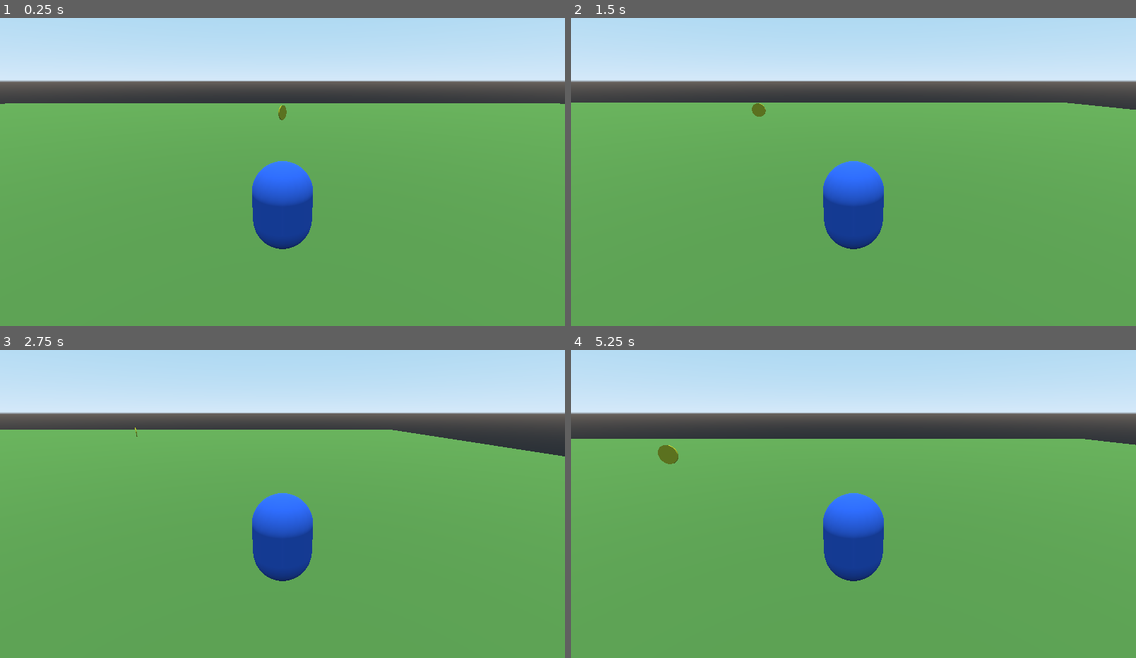
Above: before the commit, frames 1-4 (two rows, left to right).
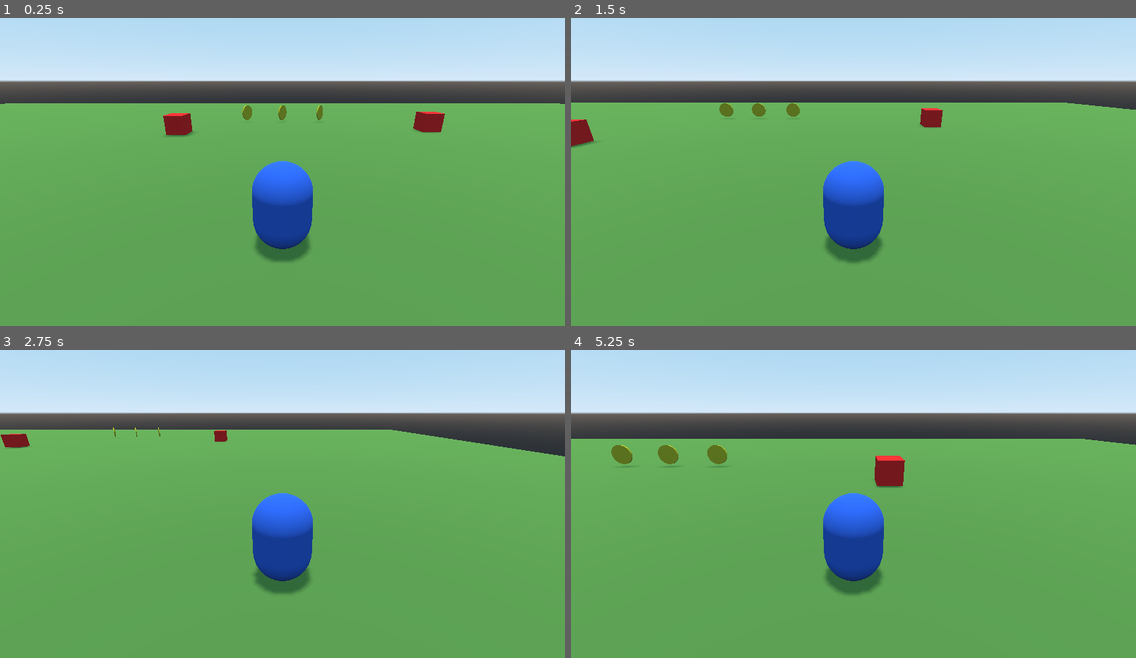
Above: after the commit, the same moments.

Repository: Aledrao/aprendendo
Game: Godot game, scene res://scenario.tscn
Two runs of this game, one before a commit and one after it. Both use one fixed random seed, a clock stepped at 60 frames per second and the inputs below.
Inputs:
- Up to frame 1 (0.25 s): no input
- Up to frame 2 (1.5 s): hold Right (ui_right) 0.53-1.28 s; hold Down (ui_down) from 1.28 s (still down)
- Up to frame 3 (2.75 s): release Down (ui_down) at 2.03 s; hold Right (ui_right) from 2.03 s (still down)
- Up to frame 4 (5.25 s): release Right (ui_right) at 2.78 s; hold Up (ui_up) 2.78-3.53 s; hold Left (ui_left) 3.53-5.03 s; hold Down (ui_down) from 5.03 s (still down)

The runs differ from the first frame. In frame 1, 1.2% of the frame differs, in the area x 28-79%, y 28-80%; in frame 2, 1.2%; in frame 3, 0.8%; in frame 4, 1.4%, in the area x 7-60%, y 30-80%.

Commit message:
Criação de novos inimigos e utilizacao de particulas

Diff:
--- a/character.gd
+++ b/character.gd
@@ -4,14 +4,25 @@
 const GRAVITY = 8
 const SPEEDY = 15
 const JUMP_HEIGHT = 80
+const JUMP_HEIGHT_DIE = 65
+const DAMAGE_CHARACTER = 50
+const TIME_PERIOD = 5.5
 
 var motion = Vector3()
 var jump = false
+var coin = 0
+var touch = false;
+var time = 0
 
 func _ready():
 	pass
 
 func _physics_process(delta):
+	if(touch):
+		time += delta
+	else:
+		time = 0
+
 	motion.y -= GRAVITY
 
 	if(Input.is_action_pressed("ui_right")):
@@ -34,4 +45,26 @@
 	if(Input.is_action_just_released("ui_jump") && jump):
 		jump = false
 
+	if(touch and time > TIME_PERIOD):
+		print("DEPOIS AQUI")
+		motion.z = 0
+		touch = false
+		time = 0
+
 	move_and_slide(motion, UP)
+
+func _on_money_area_entered(area):
+	coin = coin + 1
+	area.catch_coin()
+	print("moedas: ", coin)
+
+func _on_foot_body_entered(body):
+	motion.y = JUMP_HEIGHT_DIE
+	body.dano()
+
+
+func _on_damage_body_entered(body):
+	print("PASSOU AQUI")
+	motion.z = DAMAGE_CHARACTER
+	touch=true
+	#$".".queue_free()
--- a/character.tscn
+++ b/character.tscn
@@ -23,3 +23,4 @@
 
 [node name="Camera" type="Camera" parent="."]
 transform = Transform( 1, 0, 0, 0, 0.946739, 0.322001, 0, -0.322001, 0.946739, 0, 3.94023, 7.01081 )
+doppler_tracking = 2
--- a/coin.gd
+++ b/coin.gd
@@ -1,9 +1,28 @@
 extends Area
 
+const TIME_PERIOD = 1
+
 var basis = Basis()
+var time = 0
+var death = false
 
 func _ready():
 	pass
 
 func _physics_process(delta):
+	if(death):
+		time += delta
+	elif(!death):
+		time = 0
 	rotate_y(deg2rad(4))
+
+	if(death and time > TIME_PERIOD):
+		$".".queue_free()
+		$Particles.emitting = false
+
+func catch_coin():
+	$Particles.emitting = true
+	$MeshInstance.visible = false
+	$CollisionShape.visible = false
+	$CollisionShape.disabled = true
+	death = true
--- a/coin.tscn
+++ b/coin.tscn
@@ -11,9 +11,32 @@
 
 [sub_resource type="CylinderShape" id=3]
 
+[sub_resource type="SpatialMaterial" id=4]
+albedo_color = Color( 0.854902, 0.901961, 0.0509804, 1 )
+metallic = 1.0
+metallic_specular = 1.0
+
+[sub_resource type="ParticlesMaterial" id=5]
+emission_shape = 1
+emission_sphere_radius = 1.0
+gravity = Vector3( 0, 4, 0 )
+initial_velocity = 6.0
+initial_velocity_random = 1.0
+radial_accel = 5.0
+radial_accel_random = 1.0
+tangential_accel = 1.75
+tangential_accel_random = 0.04
+angle = 75.8
+angle_random = 0.06
+scale = 0.2
+color = Color( 0.890196, 0.819608, 0.0745098, 1 )
+
+[sub_resource type="SphereMesh" id=6]
+
 [node name="coin" type="Area"]
 transform = Transform( 0.614402, 0, 0, 0, -1.00099e-07, -0.614402, 0, 0.0438704, -7.1474e-09, 0, 0, 0 )
 priority = 1.0
+collision_layer = 2147483650
 script = ExtResource( 1 )
 
 [node name="MeshInstance" type="MeshInstance" parent="."]
@@ -22,3 +45,13 @@
 
 [node name="CollisionShape" type="CollisionShape" parent="."]
 shape = SubResource( 3 )
+
+[node name="Particles" type="Particles" parent="."]
+layers = 2
+material_override = SubResource( 4 )
+emitting = false
+local_coords = false
+process_material = SubResource( 5 )
+draw_pass_1 = SubResource( 6 )
+
+[node name="Timer" type="Timer" parent="."]
--- /dev/null
+++ b/inimigo_quadrado_h.gd
@@ -0,0 +1,31 @@
+extends StaticBody
+
+const VELOCIDADE = 6
+const DISTANCIA = 12
+
+var posicao_inicial
+var posicao_final
+var flip = true
+
+var t;
+
+func _ready():
+	t = get_transform()
+	posicao_inicial = int(t.origin.x)
+	posicao_final = posicao_inicial + DISTANCIA
+
+func _process(delta):
+	if(posicao_inicial <= posicao_final and flip):
+		t.origin += Vector3(delta * VELOCIDADE, 0, 0)
+		set_transform(t)
+		if(t.origin.x >= posicao_final):
+			flip = false
+
+	if(t.origin.x >= posicao_inicial and !flip):
+		t.origin += Vector3(-delta * VELOCIDADE, 0, 0)
+		set_transform(t)
+		if(t.origin.x <= posicao_inicial):
+			flip = true
+
+func dano():
+	$".".queue_free()
--- /dev/null
+++ b/inimigo_quadrado_h.tscn
@@ -0,0 +1,21 @@
+[gd_scene load_steps=5 format=2]
+
+[ext_resource path="res://inimigo_quadrado_h.gd" type="Script" id=1]
+
+[sub_resource type="BoxShape" id=1]
+
+[sub_resource type="CubeMesh" id=2]
+
+[sub_resource type="SpatialMaterial" id=3]
+albedo_color = Color( 0.898039, 0.113725, 0.113725, 1 )
+
+[node name="inimigo_quadrado_h" type="StaticBody"]
+collision_layer = 4
+script = ExtResource( 1 )
+
+[node name="CollisionShape" type="CollisionShape" parent="."]
+shape = SubResource( 1 )
+
+[node name="MeshInstance" type="MeshInstance" parent="."]
+mesh = SubResource( 2 )
+material/0 = SubResource( 3 )
--- /dev/null
+++ b/inimigo_quadrado_v.gd
@@ -0,0 +1,45 @@
+extends StaticBody
+
+const VELOCIDADE = 6
+const DISTANCIA = 12
+const TIME_PERIOD = 1
+
+var posicao_inicial
+var posicao_final
+var flip = true
+var time = 0
+var dealth = false
+
+var t;
+
+func _ready():
+	t = get_transform()
+	posicao_inicial = int(t.origin.z)
+	posicao_final = posicao_inicial + DISTANCIA
+
+func _process(delta):
+	if(dealth):
+		time += delta
+	else:
+		time = 0
+
+	if(posicao_inicial <= posicao_final and flip):
+		t.origin += Vector3(0, 0, delta * VELOCIDADE)
+		set_transform(t)
+		if(t.origin.z >= posicao_final):
+			flip = false
+
+	if(t.origin.x >= posicao_inicial and !flip):
+		t.origin += Vector3(0, 0, -delta * VELOCIDADE)
+		set_transform(t)
+		if(t.origin.z <= posicao_inicial):
+			flip = true
+
+	if(dealth and time > TIME_PERIOD):
+		$".".queue_free()
+
+func dano():
+	$MeshInstance.visible = false
+	$CollisionShape.disabled = true
+	$Particles.emitting = true
+	dealth = true
--- /dev/null
+++ b/inimigo_quadrado_v.tscn
@@ -0,0 +1,49 @@
+[gd_scene load_steps=8 format=2]
+
+[ext_resource path="res://inimigo_quadrado_v.gd" type="Script" id=1]
+
+[sub_resource type="BoxShape" id=1]
+
+[sub_resource type="CubeMesh" id=2]
+
+[sub_resource type="SpatialMaterial" id=3]
+albedo_color = Color( 0.898039, 0.113725, 0.113725, 1 )
+
+[sub_resource type="SpatialMaterial" id=4]
+albedo_color = Color( 0, 0, 0, 1 )
+
+[sub_resource type="ParticlesMaterial" id=5]
+emission_shape = 2
+emission_box_extents = Vector3( 2, 1, 1 )
+gravity = Vector3( 0, 0, -9.8 )
+initial_velocity = 1.13
+initial_velocity_random = 0.08
+angular_velocity = 277.9
+angular_velocity_random = 0.16
+linear_accel = -1.76
+radial_accel = -5.26
+radial_accel_random = 0.19
+tangential_accel_random = 0.23
+damping = 3.51
+angle_random = 0.07
+
+[sub_resource type="CubeMesh" id=6]
+size = Vector3( 0.2, 0.2, 0.2 )
+
+[node name="inimigo_quadrado_v" type="StaticBody"]
+collision_layer = 4
+script = ExtResource( 1 )
+
+[node name="CollisionShape" type="CollisionShape" parent="."]
+shape = SubResource( 1 )
+
+[node name="MeshInstance" type="MeshInstance" parent="."]
+mesh = SubResource( 2 )
+material/0 = SubResource( 3 )
+
+[node name="Particles" type="Particles" parent="."]
+layers = 4
+material_override = SubResource( 4 )
+emitting = false
+process_material = SubResource( 5 )
+draw_pass_1 = SubResource( 6 )
--- a/scenario.tscn
+++ b/scenario.tscn
@@ -1,7 +1,9 @@
-[gd_scene load_steps=6 format=2]
+[gd_scene load_steps=13 format=2]
 
 [ext_resource path="res://character.tscn" type="PackedScene" id=1]
 [ext_resource path="res://coin.tscn" type="PackedScene" id=2]
+[ext_resource path="res://inimigo_quadrado_v.tscn" type="PackedScene" id=3]
+[ext_resource path="res://inimigo_quadrado_h.tscn" type="PackedScene" id=5]
 
 [sub_resource type="CubeMesh" id=1]
 
@@ -9,6 +11,19 @@
 albedo_color = Color( 0.301961, 0.501961, 0.227451, 1 )
 
 [sub_resource type="BoxShape" id=3]
+
+[sub_resource type="CapsuleShape" id=4]
+radius = 0.975391
+
+[sub_resource type="CylinderShape" id=5]
+radius = 0.358686
+height = 0.444414
+
+[sub_resource type="CapsuleShape" id=6]
+
+[sub_resource type="CylinderMesh" id=7]
+
+[sub_resource type="CylinderShape" id=8]
 
 [node name="Spatial" type="Spatial"]
 
@@ -24,9 +39,87 @@
 
 [node name="DirectionalLight" type="DirectionalLight" parent="."]
 transform = Transform( 1, 0, 0, 0, 0.00579433, 0.999983, 0, -0.999983, 0.00579433, 0, 15.9236, 0 )
+shadow_enabled = true
 
 [node name="character" parent="." instance=ExtResource( 1 )]
 transform = Transform( 1, 0, 0, 0, 1, 0, 0, 0, 1, 0, 1.53604, 0 )
 
+[node name="money" type="Area" parent="character"]
+transform = Transform( 1, 0, 0, 0, -1.62921e-07, -1, 0, 1, -1.62921e-07, 0, 0, 0 )
+collision_layer = 2
+collision_mask = 2
+
+[node name="CollisionShape" type="CollisionShape" parent="character/money"]
+shape = SubResource( 4 )
+
+[node name="foot" type="Area" parent="character"]
+transform = Transform( 1.74312, 0, 0, 0, -0.00120752, 0, 0, 0, 1.63315, 0, -1.62051, -0.172318 )
+collision_layer = 4
+collision_mask = 4
+
+[node name="CollisionShape" type="CollisionShape" parent="character/foot"]
+transform = Transform( 1.18194, 0, 0, 0, 456.328, 0, 0, 0, 1.18194, 0, 110.008, 0 )
+shape = SubResource( 5 )
+
+[node name="damage" type="Area" parent="character"]
+transform = Transform( 1.06528, 0, 0, 0, 0.992797, 0, 0, 0, 1.06528, 0.0201621, 0, -0.00352317 )
+collision_layer = 4
+collision_mask = 4
+
+[node name="CollisionShape" type="CollisionShape" parent="character/damage"]
+transform = Transform( 1, 0, 0, 0, -1.62921e-07, -1, 0, 1, -1.62921e-07, 0, 0, 0 )
+shape = SubResource( 6 )
+
 [node name="coin" parent="." instance=ExtResource( 2 )]
 transform = Transform( 1, 0, 0, 0, -1.62921e-07, -1, 0, 0.077003, -1.25454e-08, 0, 1.30943, -26.0726 )
+
+[node name="coin3" parent="." instance=ExtResource( 2 )]
+transform = Transform( 1, 0, 0, 0, -1.62921e-07, -1, 0, 0.077003, -1.25454e-08, 5.17058, 1.30943, -26.0726 )
+
+[node name="coin2" parent="." instance=ExtResource( 2 )]
+transform = Transform( 1, 0, 0, 0, -1.62921e-07, -1, 0, 0.077003, -1.25454e-08, -4.8592, 1.30943, -26.0726 )
+
+[node name="plataforma" type="StaticBody" parent="."]
+transform = Transform( 70.229, 0, 0, 0, 0.0239896, 0, 0, 0, 54.5567, -25.7661, 10.0331, 0 )
+
+[node name="MeshInstance" type="MeshInstance" parent="plataforma"]
+transform = Transform( -0.0934912, 0, 0, 0, 104.639, 0, 0, 0, -0.110543, 0, -303.146, 0 )
+mesh = SubResource( 7 )
+material/0 = null
+
+[node name="CollisionShape" type="CollisionShape" parent="plataforma"]
+transform = Transform( -0.0914414, 0, 0, 0, 104.639, 0, 0, 0, -0.108119, 0, -303.146, 0 )
+shape = SubResource( 8 )
+
+[node name="plataforma2" type="StaticBody" parent="."]
+transform = Transform( 70.229, 0, 0, 0, 0.0168313, 0, 0, 0, 54.5567, -37.2241, 10.0332, 5.80402 )
+
+[node name="MeshInstance" type="MeshInstance" parent="plataforma2"]
+transform = Transform( -0.0934912, 0, 0, 0, 306.787, 0, 0, 0, -0.110543, 0, -303.146, 0 )
+mesh = SubResource( 7 )
+material/0 = null
+
+[node name="CollisionShape" type="CollisionShape" parent="plataforma2"]
+transform = Transform( -0.0914414, 0, 0, 0, 306.787, 0, 0, 0, -0.108119, 0, -303.146, 0 )
+shape = SubResource( 8 )
+
+[node name="plataforma3" type="StaticBody" parent="."]
+transform = Transform( 70.229, 0, 0, 0, 0.0239896, 0, 0, 0, 54.5567, -37.0743, 10.0331, -6.37093 )
+
+[node name="MeshInstance" type="MeshInstance" parent="plataforma3"]
+transform = Transform( -0.0934912, 0, 0, 0, 299.858, 0, 0, 0, -0.110543, 0, -111.074, 0 )
+mesh = SubResource( 7 )
+material/0 = null
+
+[node name="CollisionShape" type="CollisionShape" parent="plataforma3"]
+transform = Transform( -0.0914414, 0, 0, 0, 299.858, 0, 0, 0, -0.108119, 0, -111.074, 0 )
+shape = SubResource( 8 )
+
+[node name="inimigo_quadrado_h" parent="." instance=ExtResource( 3 )]
+transform = Transform( 1, 0, 0, 0, 1, 0, 0, 0, 1, -11.0604, 1.14083, -19.5423 )
+
+[node name="inimigo_quadrado_v" parent="." instance=ExtResource( 5 )]
+transform = Transform( 1, 0, 0, 0, 1, 0, 0, 0, 1, 14.893, 1.14083, -19.5423 )
+[connection signal="area_entered" from="character/money" to="character" method="_on_money_area_entered"]
+[connection signal="body_entered" from="character/foot" to="character" method="_on_foot_body_entered"]
+[connection signal="body_entered" from="character/damage" to="character" method="_on_damage_body_entered"]
Not shown: 1 places in coin.tscn that only renumber resources
